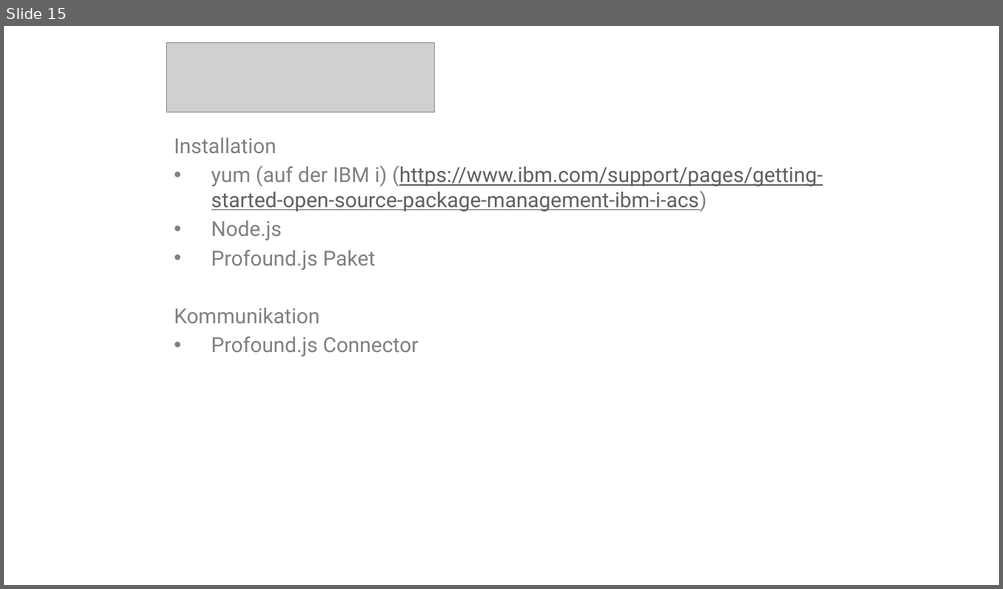
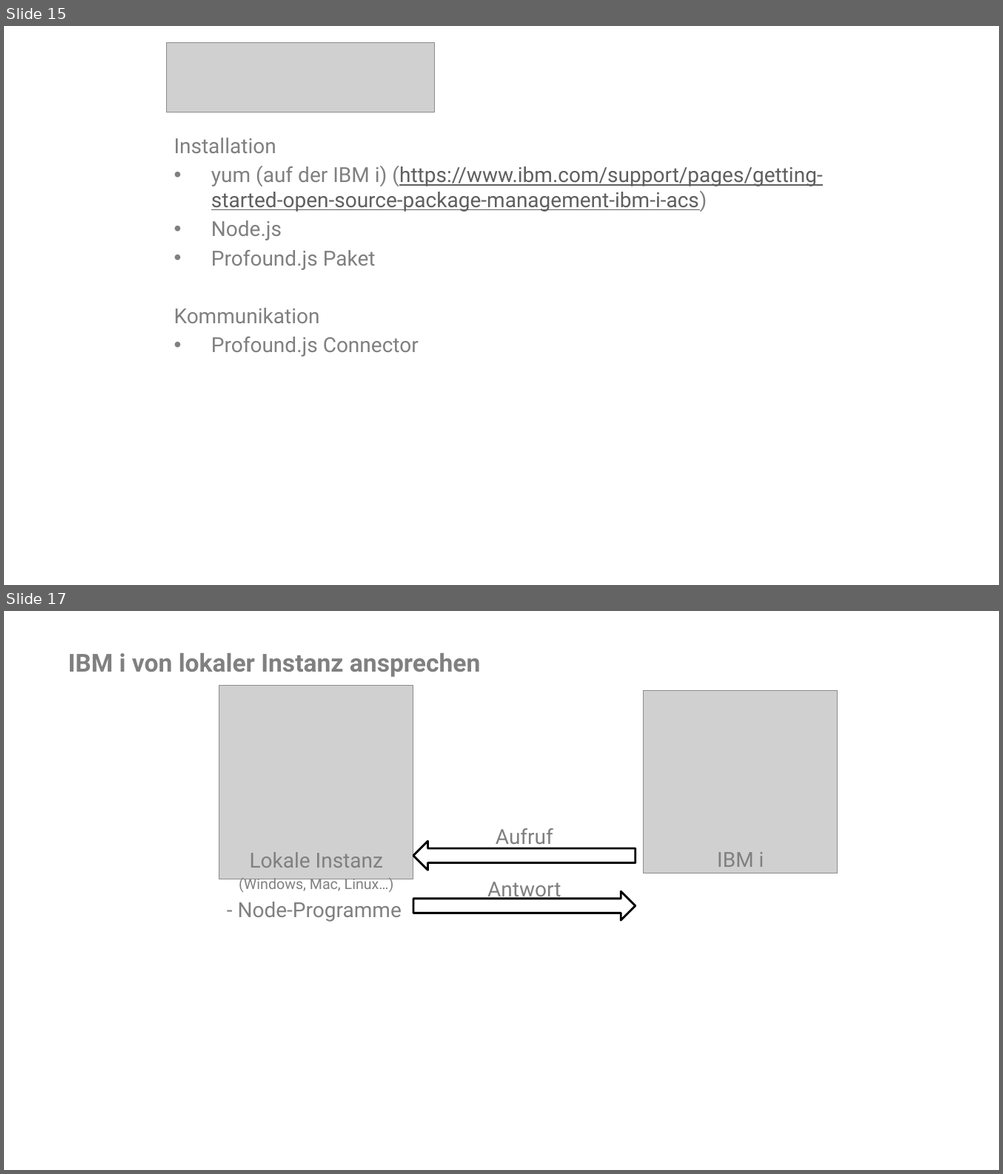
Before and after one commit to TaskForceIT/COMMON-Mai-2020, a slide deck: Hybrid-Cloud-Lösung mit RPG.pptx. Shown one above the other, each under a label of ours: slide 15 before the commit, slides 15 and 17 after it; the slides between them are not shown. The pictures are 1003x589 and 1003x1174 pixels, drawn with LibreOffice and Linux fonts; fonts in the diff are those of the drawing; grey boxes stand for pictures; background and template pictures are left out. Boxes give left, top, right and bottom in pixels: in the first picture for what was removed or moved away, otherwise in the second. Text is boxed around its words. In the diff, an @@ line names an element or a change of style, - is before the commit and + after.

```diff
--- a/Hybrid-Cloud-Lösung mit RPG.pptx
+++ b/Hybrid-Cloud-Lösung mit RPG.pptx
@@ slide 17 added at <box>4,611,999,1170</box>, background #FFFFFF @@
@@ title added at <box>68,653,480,677</box>, 24 pt, text #808080, bold @@
+IBM i von lokaler Instanz ansprechen
@@ picture added at <box>219,685,414,879</box> @@
@@ picture added at <box>643,691,837,874</box> @@
@@ text added at <box>495,829,553,849</box>, 20 pt, text #808080 @@
+Aufruf
@@ text added at <box>238,852,401,922</box>, 20 pt, text #808080 @@
+Lokale Instanz
+(Windows, Mac, Linux…)
+- Node-Programme
@@ right arrow added at <box>414,842,636,871</box>, fill #FFFFFF, outline #000000 2 pt @@
@@ text added at <box>717,852,764,867</box>, 20 pt, text #808080 @@
+IBM i
@@ right arrow added at <box>414,891,636,920</box>, fill #FFFFFF, outline #000000 2 pt @@
@@ text added at <box>487,882,560,900</box>, 20 pt, text #808080 @@
+Antwort
```
Also in this commit, not shown: 2 slides changed, 1 slide removed.
